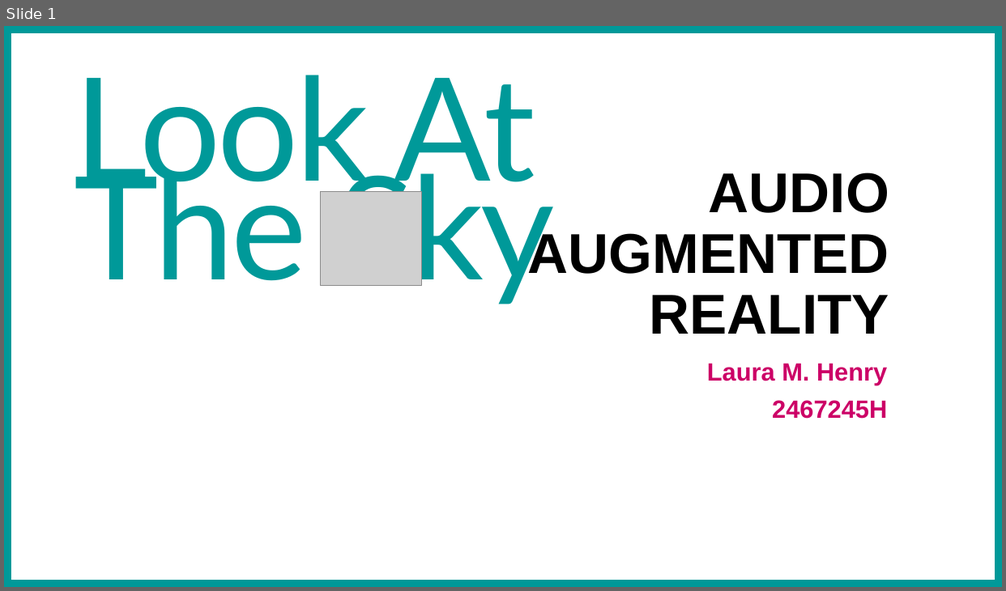
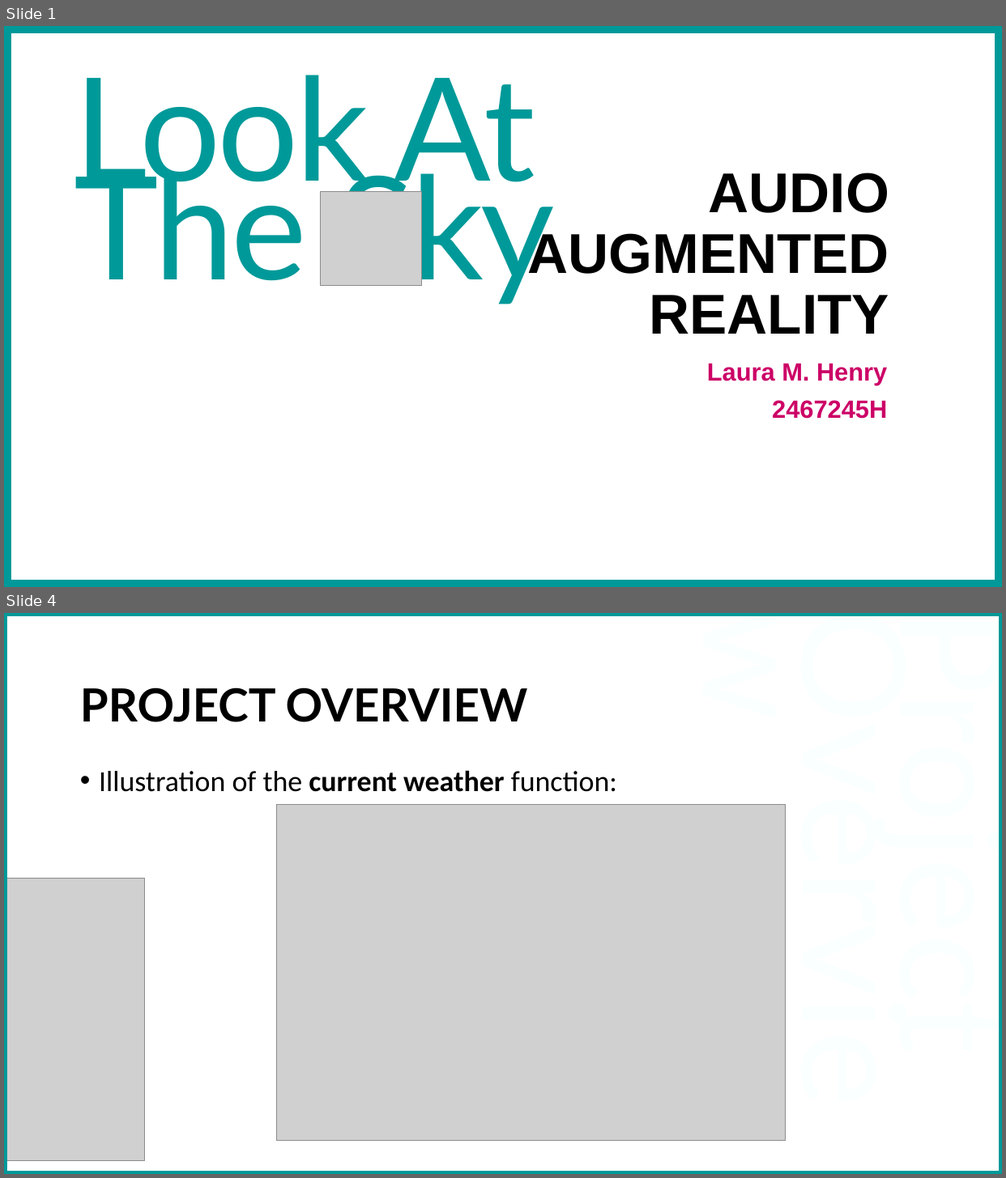
Before and after one commit to mulderandbuffy/Audio-Augmented-Reality, a slide deck: presentation/Project Presentation Slides.pptx. Shown one above the other, each under a label of ours: slide 1 before the commit, slides 1 and 4 after it; the slides between them are not shown. The pictures are 1006x591 and 1006x1178 pixels, drawn with LibreOffice and Linux fonts; fonts in the diff are those of the drawing; grey boxes stand for pictures. Boxes give left, top, right and bottom in pixels: in the first picture for what was removed or moved away, otherwise in the second. Text is boxed around its words. In the diff, an @@ line names an element or a change of style, - is before the commit and + after.

```diff
--- a/presentation/Project Presentation Slides.pptx
+++ b/presentation/Project Presentation Slides.pptx
@@ slide 4 added at box(4, 613, 1002, 1174), background #FFFFFF @@
@@ rectangle added at box(4, 613, 1002, 1174), outline #009999 6 pt @@
@@ text added at box(870, 653, 1002, 1039), 138 pt, text #EBFFFF at 24% opacity @@
+Project Overview
@@ title added at box(80, 688, 528, 722), 44 pt, text #000000, bold @@
+PROJECT OVERVIEW
@@ text added at box(99, 770, 617, 792), 28 pt, text #000000 @@
+• Illustration of the current weather function:
@@ picture added at box(277, 805, 786, 1141) @@
@@ picture added at box(4, 879, 145, 1161) @@
```
Also in this commit, not shown: 2 slides changed, 6 other slides added, 2 slides removed, 38 other files.
